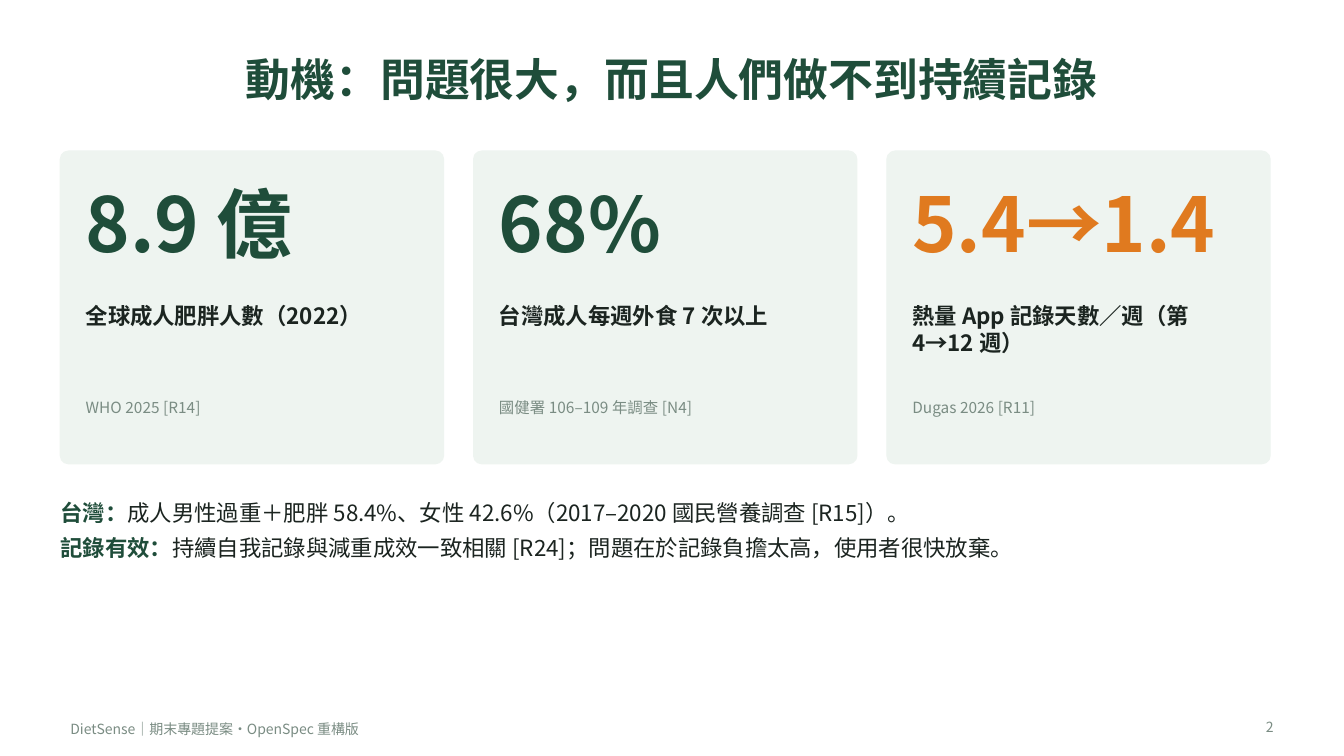
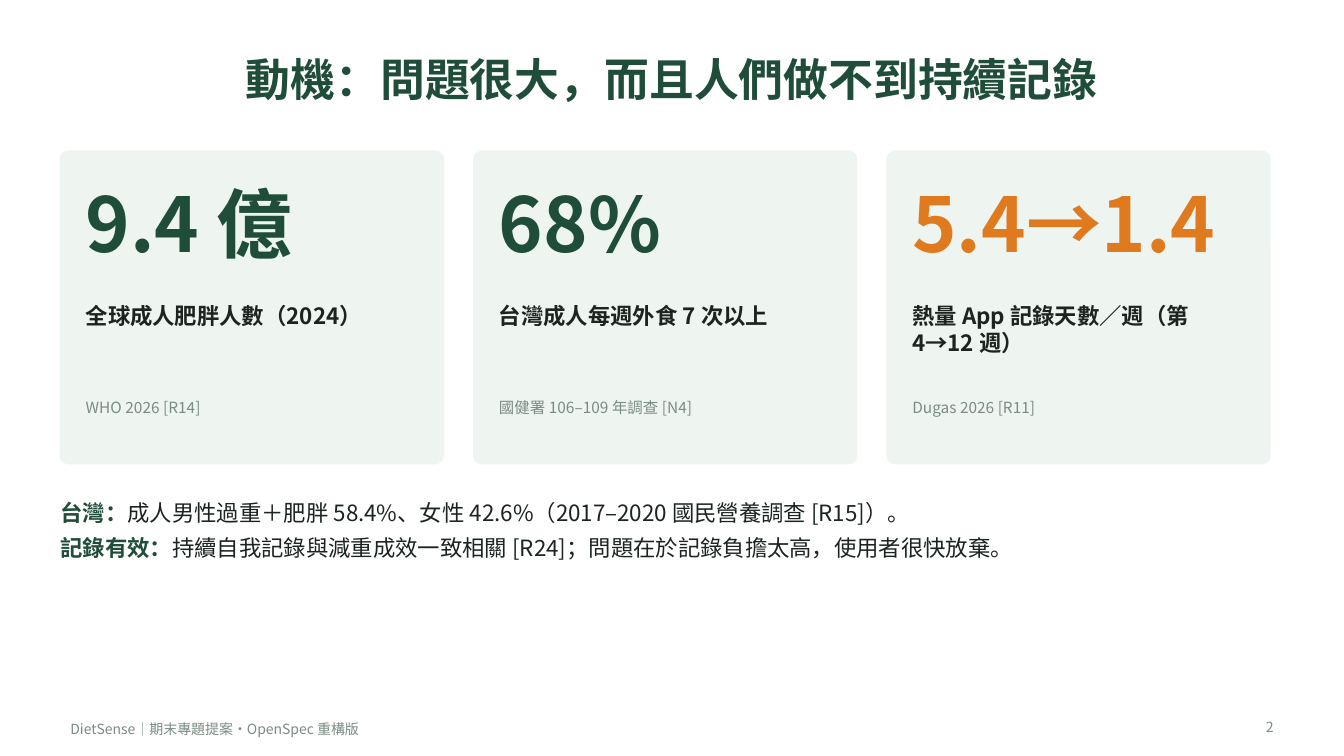
Before and after one commit to A0966411725-png/dietsense-proposal, a slide deck: slide 2 of presentation/DietSense_Proposal_Refactored.pptx. Drawn at 1344x756 pixels with LibreOffice and Linux fonts; fonts in the diff are those of the drawing. Boxes give left, top, right and bottom in pixels: in the first picture for what was removed or moved away, otherwise in the second. Text is boxed around its words. In the diff, an @@ line names an element or a change of style, - is before the commit and + after.

```diff
--- a/presentation/DietSense_Proposal_Refactored.pptx
+++ b/presentation/DietSense_Proposal_Refactored.pptx
@@ text at [86, 187, 293, 259]: text changed @@
-8.9 億
+9.4 億
@@ text at [86, 305, 362, 326]: text changed @@
-全球成人肥胖人數（2022）
+全球成人肥胖人數（2024）
@@ text at [86, 401, 200, 416]: text changed @@
-WHO 2025 [R14]
+WHO 2026 [R14]
```
Also in this commit, not shown: 1 other slide changed, 36 other files.
